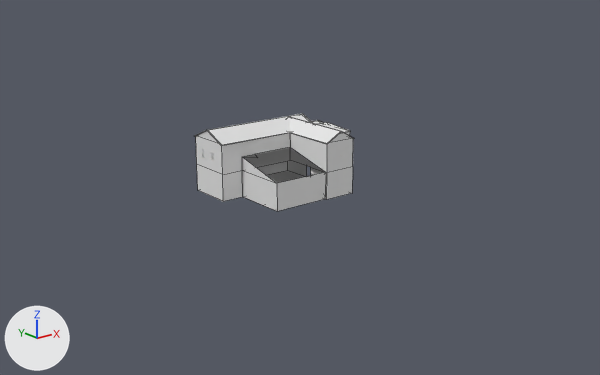
What one commit did to the Blender file main.blend.
The view is the same before and after, from a 50 mm lens placed at (-189.0, -229.0, 92.0), pointed at (13.0, 24.0, -9.0). Lighting does not change. The marker at lower left points along +X, +Y and +Z. Mesh edges are drawn as thin lines on the coarser meshes.
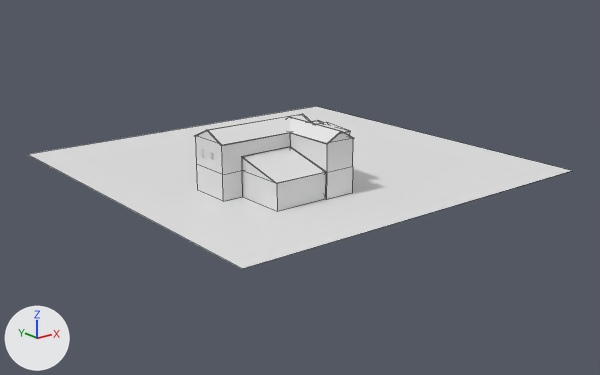
Location of each change, [x1, y1, x2, y2] in pixels of the pictures (600 x 375 px):
'Plane', added: after [28, 106, 572, 269]
'Cube.006', shown: after [242, 147, 326, 184]

Patch to the scene script:
```diff
--- a/main.blend.py
+++ b/main.blend.py
@@ me_plane @@
+me_plane.from_pydata([(-1.0, -1.0, 0.0), (1.0, -1.0, 0.0), (-1.0, 1.0, 0.0), (1.0, 1.0, 0.0)], [], [(0, 1, 3, 2)])
@@ ob_cube_006 @@
 _m = ob_cube_006.modifiers.new('Solidify', 'SOLIDIFY')
 _m.offset = 1.0
-ob_cube_006.hide_set(True)
@@ ob_plane @@
+ob_plane = bpy.data.objects.new('Plane', me_plane)
+ob_plane.location = (14.4, 31.6, 0.0)
+ob_plane.scale = (80.0, 80.0, 80.0)
```
